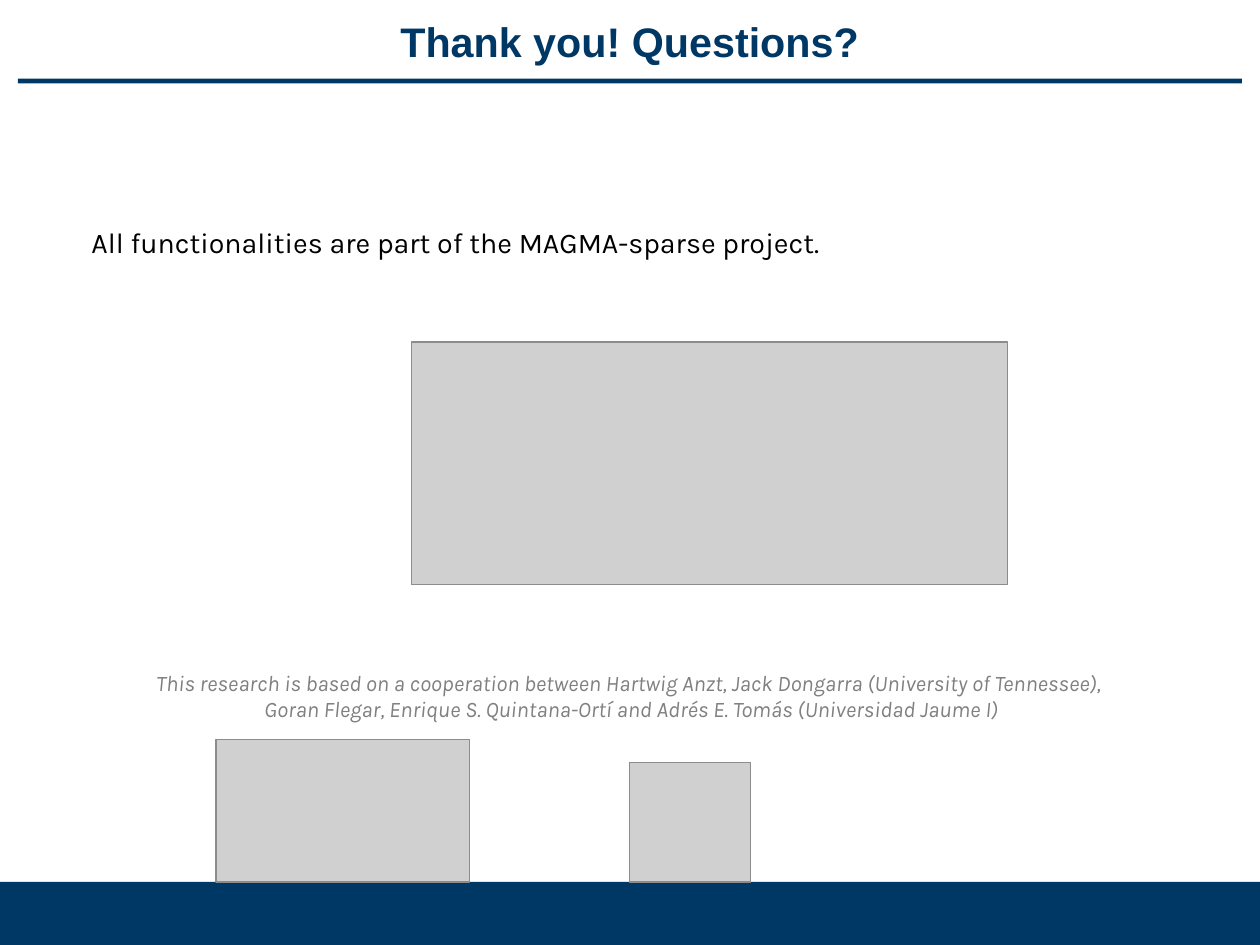
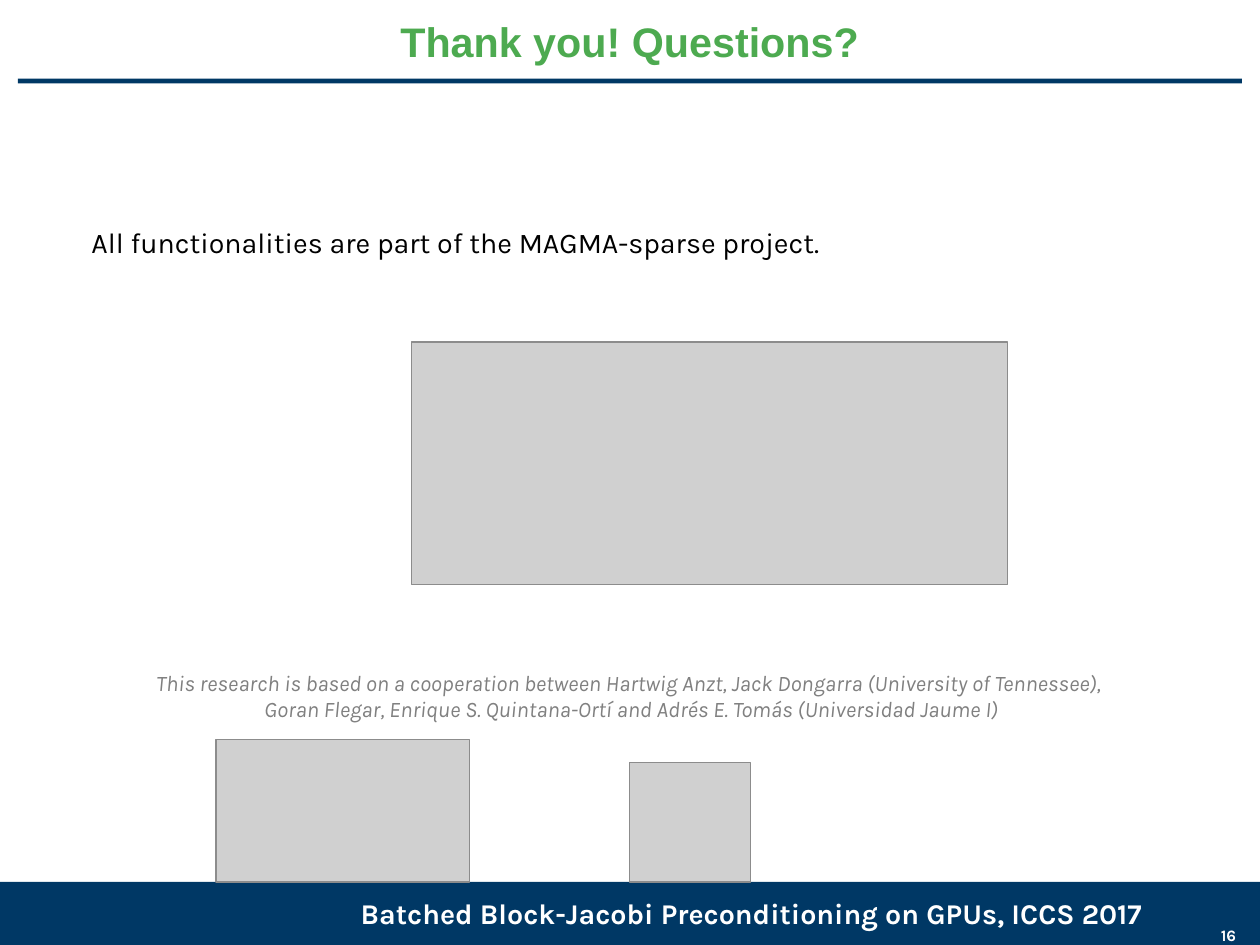
Before and after one commit to gflegar/talks, a slide deck: slide 16 of iccs_2017/slides.odp (slide 13 before the commit). Drawn at 1260x945 pixels with LibreOffice and Linux fonts; fonts in the diff are those of the drawing; grey boxes stand for pictures; background and template pictures are left out. Boxes give left, top, right and bottom in pixels: in the first picture for what was removed or moved away, otherwise in the second. Text is boxed around its words. In the diff, an @@ line names an element or a change of style, - is before the commit and + after.

```diff
--- a/iccs_2017/slides.odp
+++ b/iccs_2017/slides.odp
@@ title "Thank you! Questions?" at (400, 27, 859, 65): text colour #003865 to #4DAA50 @@
@@ text added at (361, 903, 1142, 931), 18 pt, text #FFFFFF, bold @@
+Batched Block-Jacobi Preconditioning on GPUs, ICCS 2017
@@ page number added at (1221, 930, 1236, 942), 10 pt, text #FFFFFF, bold @@
+16
```
Also in this commit, not shown: 10 other slides changed, 6 slides added, 3 slides removed.
